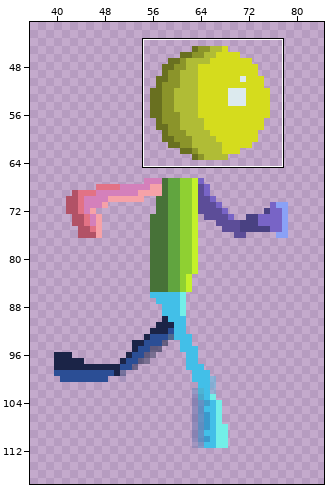
Sprite sheet -- media/running animation/running animation6.png. The first picture is a wide view before the edit; the outline marks the close-up.
Close-up. Before the edit:
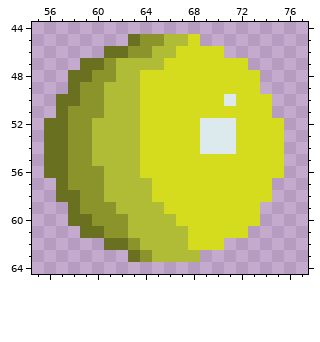
The file is 128x128 pixels. Pixels under 10% opacity are left out. Colours within 5 levels of each other are drawn and written as one. Shown: x 55..77, y 44..64. The wide view leaves out empty margins. The commit also changed other parts of the picture, which this record leaves out.
The result:
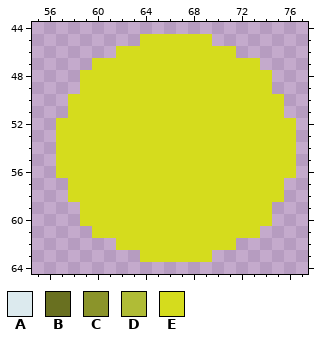
Palette (. is transparent): A #dceaee  B #697020  C #8b942a  D #b0bc36  E #d5dc1d
Diff:
The edit adds colour E in row 45 at x 69; in row 46 at x 71; in row 47 at x 73; in rows 48 to 49 at x 74; in rows 50 to 51 at x 75; in rows 52 to 56 at x 76.
The edit adds colour E in rows 57 to 58 at x 75; in rows 59 to 60 at x 74; in row 61 at x 73; in row 62 at x 71; in row 63 at x 69.
Colour A gives way to colour E in row 50 at x 71; in rows 52 to 54 at x 69 to 71.
Colour B gives way to colour E in row 46 at x 62; in row 47 at x 60; in row 48 at x 59; in row 50 at x 58; in rows 52 to 56 at x 57; in row 58 at x 58.
Colour B gives way to colour E in row 60 at x 59; in row 61 at x 60; in row 62 at x 62.
Colour C gives way to colour E in row 45 at x 64 to 65; in row 46 at x 63 to 64; in row 47 at x 61; in row 48 at x 60 to 61; in rows 49 to 50 at x 59 to 60; in row 51 at x 58 to 60.
Colour C gives way to colour E in rows 52 to 55 at x 58 to 59; in rows 56 to 57 at x 58 to 60; in row 58 at x 59 to 60; in row 59 at x 59 to 61; in row 60 at x 60 to 62; in row 61 at x 61 to 62.
Colour C gives way to colour E in row 62 at x 63; in row 63 at x 64.
Colour D gives way to colour E in row 45 at x 66 to 67; in row 46 at x 65 to 66; in row 47 at x 62 to 65; in row 48 at x 62 to 63; in rows 49 to 51 at x 61 to 63; in rows 52 to 55 at x 60 to 63.
Colour D gives way to colour E in row 56 at x 61 to 63; in rows 57 to 58 at x 61 to 64; in row 59 at x 62 to 65; in row 60 at x 63 to 66; in row 61 at x 63 to 67; in row 62 at x 64 to 67.
Colour D gives way to colour E in row 63 at x 65 to 68.
Colour B is removed in row 45 at x 63; in row 46 at x 61; in row 47 at x 59; in rows 48 to 49 at x 58; in rows 50 to 51 at x 57; in rows 52 to 56 at x 56.
Colour B is removed in rows 57 to 58 at x 57; in rows 59 to 60 at x 58; in row 61 at x 59; in row 62 at x 61; in row 63 at x 63.
